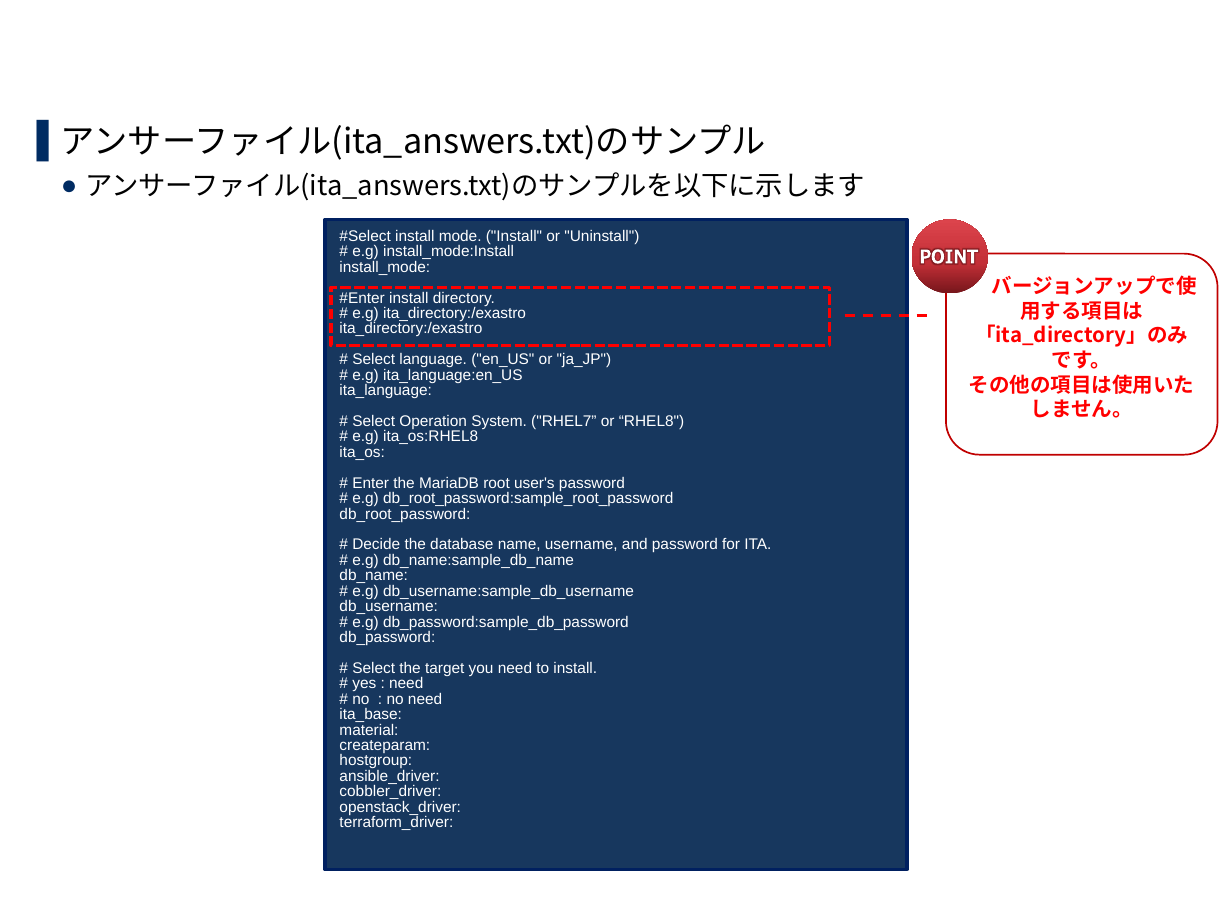
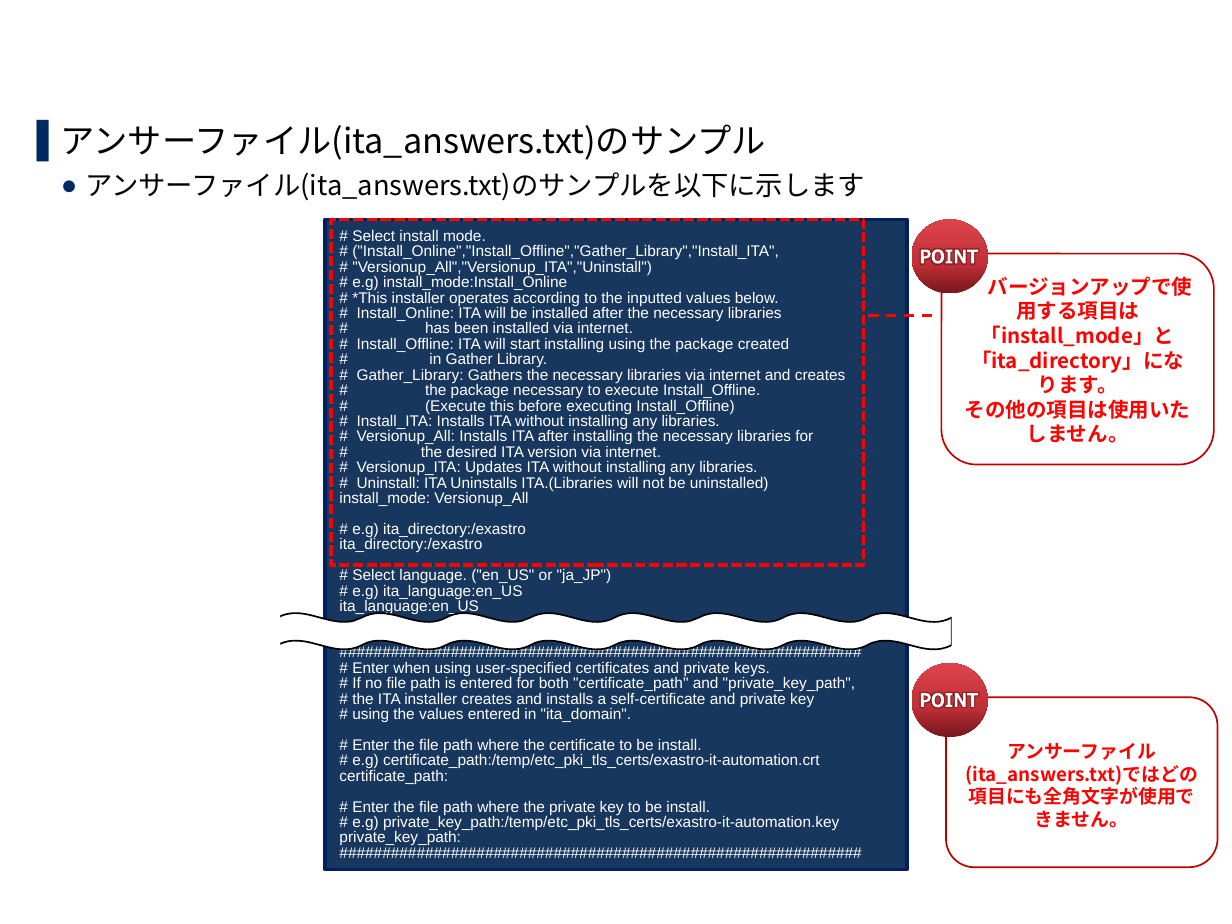
Before and after one commit to exastro-suite/it-automation-docs, a slide deck: slide 13 of asset/Learn_ja/ITA-version-up_ja.pptx (slide 12 before the commit). Drawn at 1232x924 pixels with LibreOffice and Linux fonts; fonts in the diff are those of the drawing; background and template pictures are left out. Boxes give left, top, right and bottom in pixels: in the first picture for what was removed or moved away, otherwise in the second. Text is boxed around its words. In the diff, an @@ line names an element or a change of style, - is before the commit and + after.

```diff
--- a/asset/Learn_ja/ITA-version-up_ja.pptx
+++ b/asset/Learn_ja/ITA-version-up_ja.pptx
@@ rectangle: place and size @@
-rectangle at (331,287,830,345)
+rectangle at (331,219,864,564)
@@ text in rectangle at (339,229,846,506): text changed @@
-#Select install mode. ("Install" or "Uninstall")
-# e.g) install_mode:Install
-install_mode:
-#Enter install directory.
+# Select install mode.
+# ("Install_Online","Install_Offline","Gather_Library","Install_ITA",
+# "Versionup_All","Versionup_ITA","Uninstall")
+# e.g) install_mode:Install_Online
+# *This installer operates according to the inputted values below.
+# Install_Online: ITA will be installed after the necessary libraries
+# has been installed via internet.
+# Install_Offline: ITA will start installing using the package created
+# in Gather Library.
+# Gather_Library: Gathers the necessary libraries via internet and creates
+# the package necessary to execute Install_Offline.
+# (Execute this before executing Install_Offline)
+# Install_ITA: Installs ITA without installing any libraries.
+# Versionup_All: Installs ITA after installing the necessary libraries for
+# the desired ITA version via internet.
+# Versionup_ITA: Updates ITA without installing any libraries.
+# Uninstall: ITA Uninstalls ITA.(Libraries will not be uninstalled)
+install_mode: Versionup_All
@@ rounded rectangle "バージョンアップで使用する項目は「install_mode」と「ita_directory」になります。": place and size @@
-rounded rectangle "バージョンアップで使用する項目は「install_mode」と「ita_directory」になります。" at (946,254,1217,455)
+rounded rectangle "バージョンアップで使用する項目は「install_mode」と「ita_directory」になります。" at (941,254,1214,464)
@@ text in rounded rectangle at (971,276,1193,394): text changed @@
-バージョンアップで使用する項目は「ita_directory」のみです。
+バージョンアップで使用する項目は「install_mode」と「ita_directory」になります。
@@ line moved from (845, 315) - (931, 315) to (869, 315) - (931, 315) @@
@@ text in rectangle at (339,599,855,846): text changed @@
-ita_language:
-# Select Operation System. ("RHEL7” or “RHEL8")
-# e.g) ita_os:RHEL8
-ita_os:
-# Enter the MariaDB root user's password
-# e.g) db_root_password:sample_root_password
-db_root_password:
-# Decide the database name, username, and password for ITA.
-# e.g) db_name:sample_db_name
-db_name:
-# e.g) db_username:sample_db_username
-db_username:
-# e.g) db_password:sample_db_password
-db_password:
-# Select the target you need to install.
-# yes : need
-# no : no need
-ita_base:
-material:
-createparam:
-hostgroup:
-ansible_driver:
-cobbler_driver:
-openstack_driver:
-terraform_driver:
+ita_language:en_US
+#############################################################
+# Enter when using user-specified certificates and private keys.
+# If no file path is entered for both "certificate_path" and "private_key_path",
+# the ITA installer creates and installs a self-certificate and private key
+# using the values entered in "ita_domain".
+# Enter the file path where the certificate to be install.
+# e.g) certificate_path:/temp/etc_pki_tls_certs/exastro-it-automation.crt
+certificate_path:
+# Enter the file path where the private key to be install.
+# e.g) private_key_path:/temp/etc_pki_tls_certs/exastro-it-automation.key
+private_key_path:
+#############################################################
@@ rectangle added at (275,609,281,680), fill #FFFFFF @@
@@ freeform shape added at (277,614,951,649), fill #FFFFFF, outline #000000 1 pt @@
@@ rectangle added at (952,609,958,680), fill #FFFFFF @@
@@ ellipse added at (912,663,988,737), fill gradient #76161B to #C33037 to #DC444C @@
@@ freeform shape added at (922,692,978,707), fill #FFFFFF @@
@@ rounded rectangle added at (946,697,1217,867), outline #C00000 1 pt, 11 pt, text #FF0000, bold @@
+アンサーファイル(ita_answers.txt)ではどの項目にも全角文字が使用できません。
```
Also in this commit, not shown: 10 other slides changed, 1 slide added, 14 other files.
